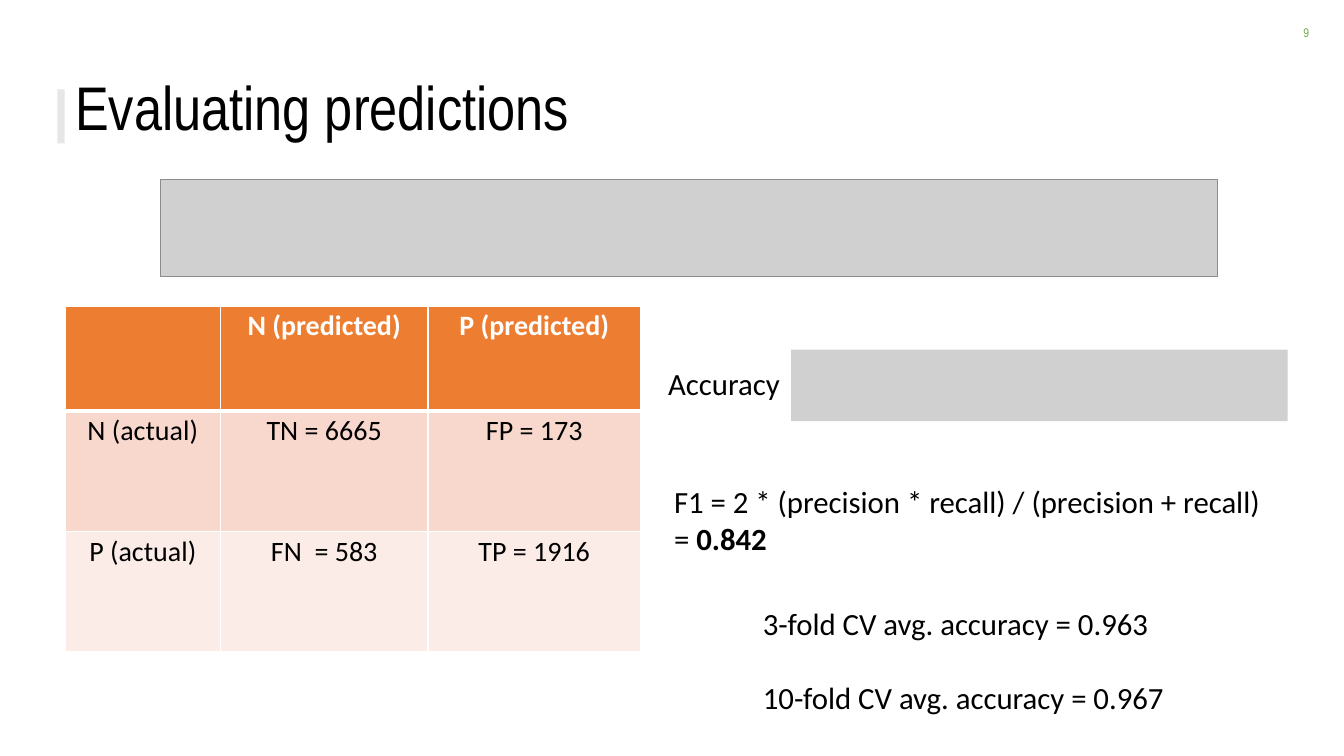
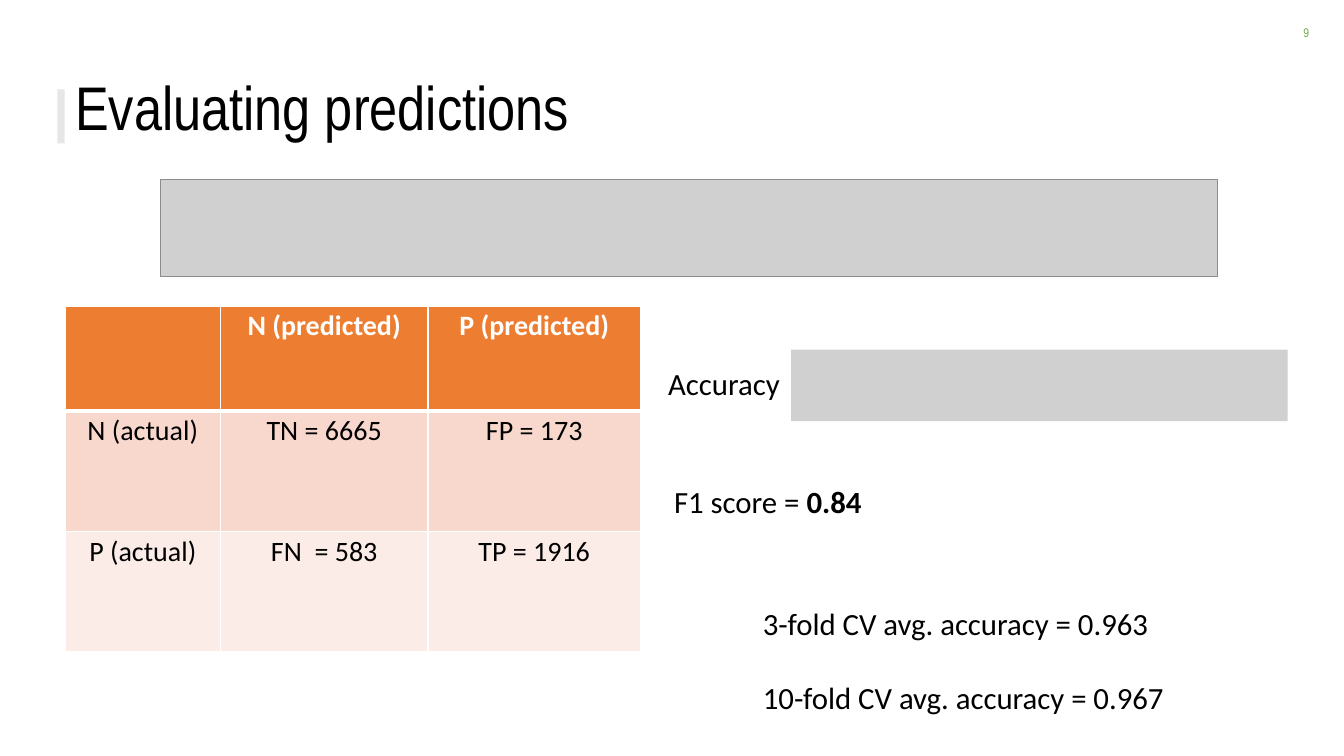
Before and after one commit to ckborg/DSE_challenge, a slide deck: slide 9 of DSE_challenge_slides.pptx. Drawn at 1344x756 pixels with LibreOffice and Linux fonts; fonts in the diff are those of the drawing; grey boxes stand for pictures; background and template pictures are left out. Boxes give left, top, right and bottom in pixels: in the first picture for what was removed or moved away, otherwise in the second. Text is boxed around its words. In the diff, an @@ line names an element or a change of style, - is before the commit and + after.

```diff
--- a/DSE_challenge_slides.pptx
+++ b/DSE_challenge_slides.pptx
@@ text at (674,491,862,514): text changed @@
-F1 = 2 * (precision * recall) / (precision + recall) = 0.842
+F1 score = 0.84
```
Also in this commit, not shown: 6 other slides changed, 3 slides added, 5 slides removed, 1 other file.
